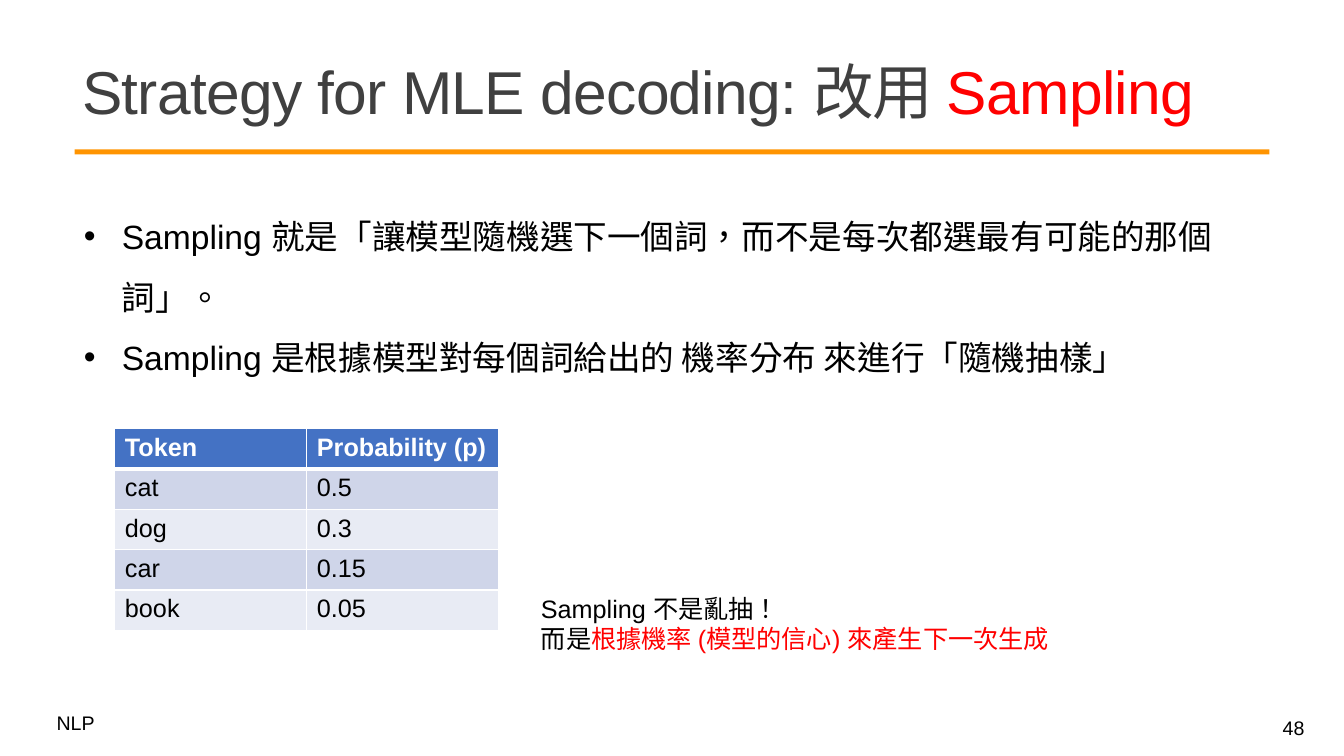
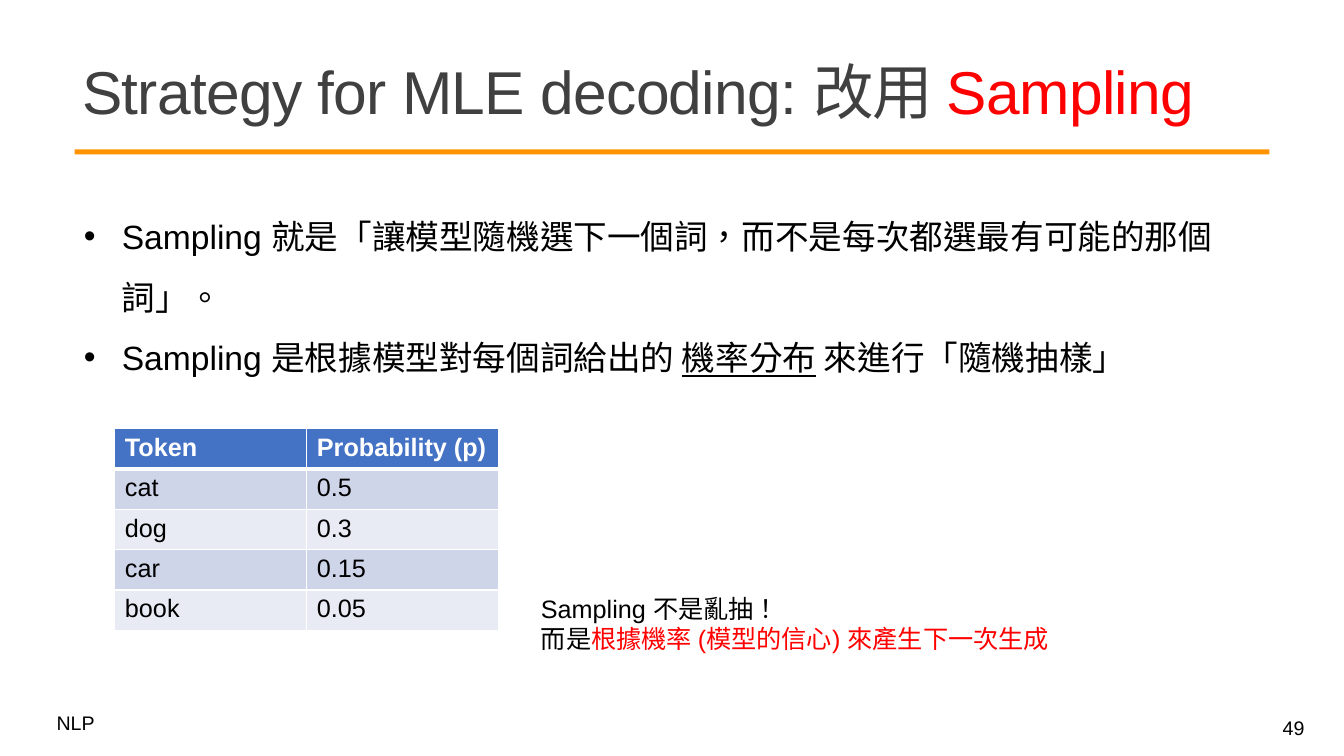
Before and after one commit to mcps5601/CGUNLP_2026_Spring, a slide deck: slide 49 of slides/w8_decoder_0413.pptx (slide 48 before the commit). Drawn at 1344x756 pixels with LibreOffice and Linux fonts; fonts in the diff are those of the drawing; background and template pictures are left out. Boxes give left, top, right and bottom in pixels: in the first picture for what was removed or moved away, otherwise in the second. Text is boxed around its words. In the diff, an @@ line names an element or a change of style, - is before the commit and + after.

Commit message:
feat: update slide for decoding

```diff
--- a/slides/w8_decoder_0413.pptx
+++ b/slides/w8_decoder_0413.pptx
@@ text at <box>122,341,1126,377</box>: underline on in "機率分布" @@
@@ page number at <box>1283,721,1305,736</box>: text changed @@
-48
+49
```
Also in this commit, not shown: 13 other slides changed, 1 slide added, 1 other file.
